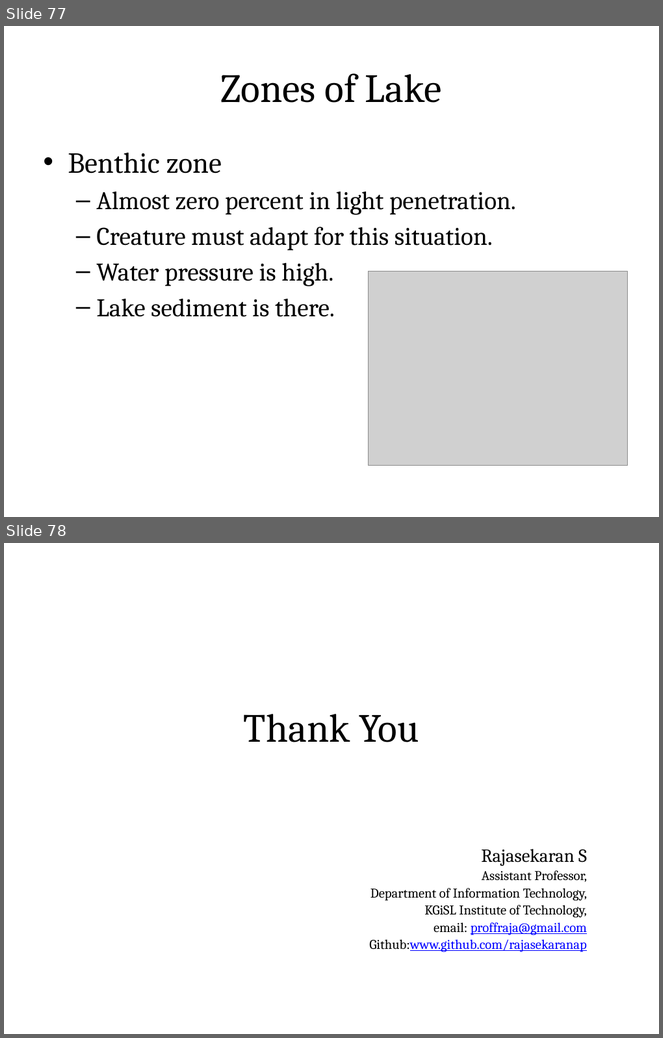
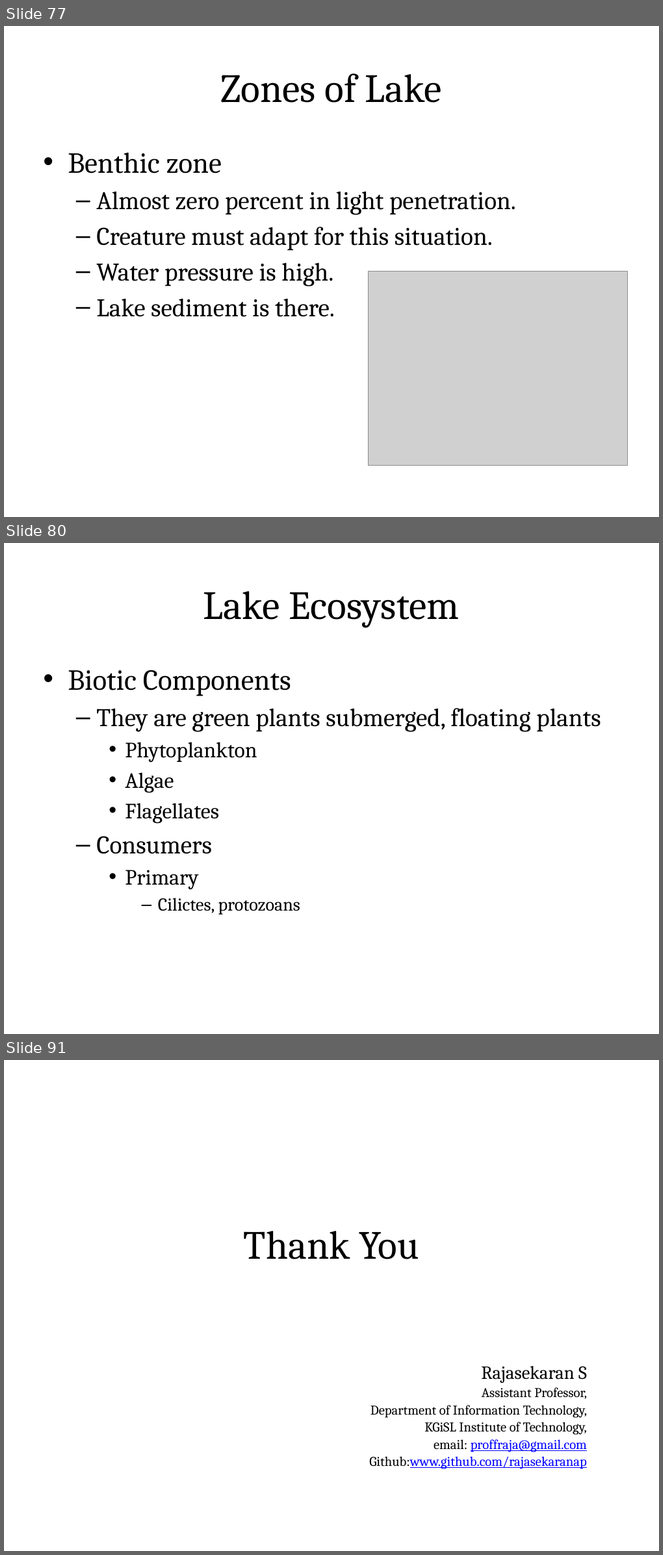
Before and after one commit to rajasekaran36/GE8291-Environmental-Science-and-Engineering, a slide deck: Slides/GE8291-U1.pptx. Shown one above the other, each under a label of ours: slides 77 and 78 before the commit, slides 77, 80 and 91 after it; the slides between them are not shown. The pictures are 663x1038 and 663x1555 pixels, drawn with LibreOffice and Linux fonts; fonts in the diff are those of the drawing; grey boxes stand for pictures. Boxes give left, top, right and bottom in pixels: in the first picture for what was removed or moved away, otherwise in the second. Text is boxed around its words. In the diff, an @@ line names an element or a change of style, - is before the commit and + after.

```diff
--- a/Slides/GE8291-U1.pptx
+++ b/Slides/GE8291-U1.pptx
@@ slide 80 added at <box>4,543,659,1034</box>, background #FFFFFF @@
@@ title added at <box>36,563,627,644</box>, fill gradient #DAFDA7 to #E4FCC2 to #F5FFE7, outline #98B955 0.75 pt, 44 pt, text #000000 @@
+Lake Ecosystem
@@ text added at <box>68,670,601,915</box>, 28 pt, text #000000 @@
+• Biotic Components
+  – They are green plants submerged, floating plants
+    • Phytoplankton
+    • Algae
+    • Flagellates
+  – Consumers
+    • Primary
+      – Cilictes, protozoans
@@ what was slide 78 is now slide 91 @@
```
Also in this commit, not shown: 12 other slides added, 1 other file.
